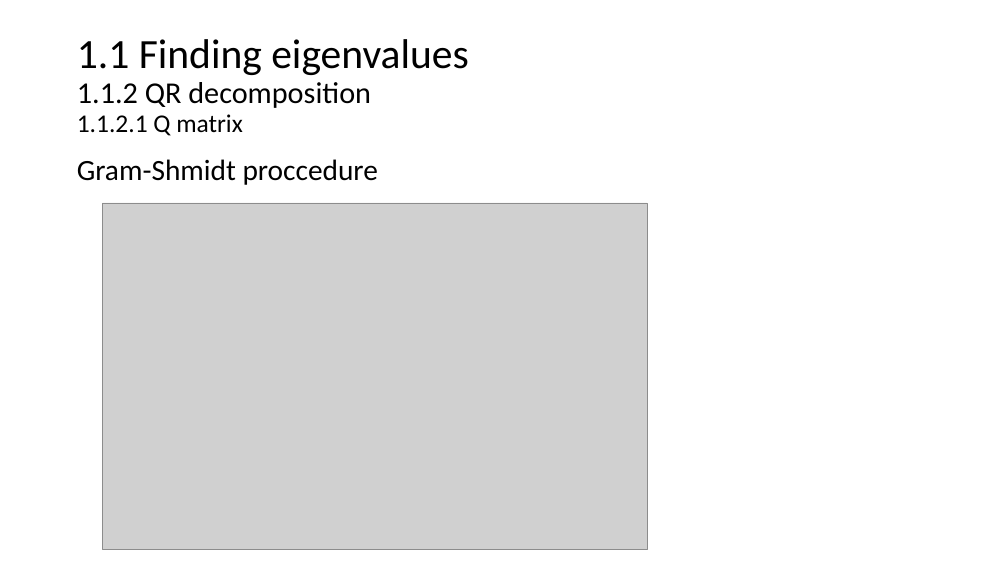
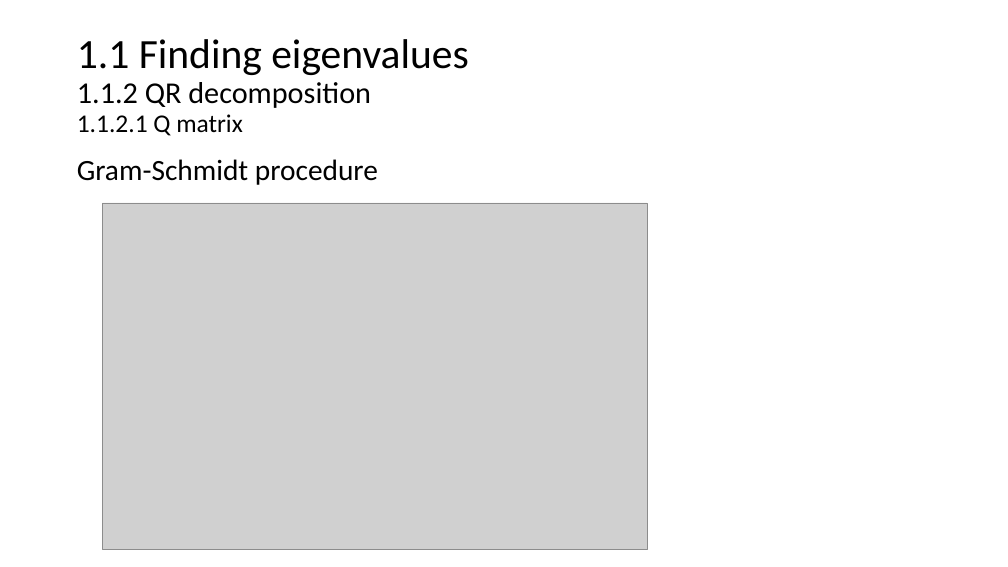
Before and after one commit to netalydana28/Python2, a slide deck: slide 8 of project3/algebra.pptx (slide 9 before the commit). Drawn at 1008x567 pixels with LibreOffice and Linux fonts; fonts in the diff are those of the drawing; grey boxes stand for pictures. Boxes give left, top, right and bottom in pixels: in the first picture for what was removed or moved away, otherwise in the second. Text is boxed around its words. In the diff, an @@ line names an element or a change of style, - is before the commit and + after.

```diff
--- a/project3/algebra.pptx
+++ b/project3/algebra.pptx
@@ text at <box>77,159,378,185</box>: text changed @@
-Gram-Shmidt proccedure
+Gram-Schmidt procedure
```
Also in this commit, not shown: 3 other slides changed, 2 slides added, 1 slide removed, 2 other files.
